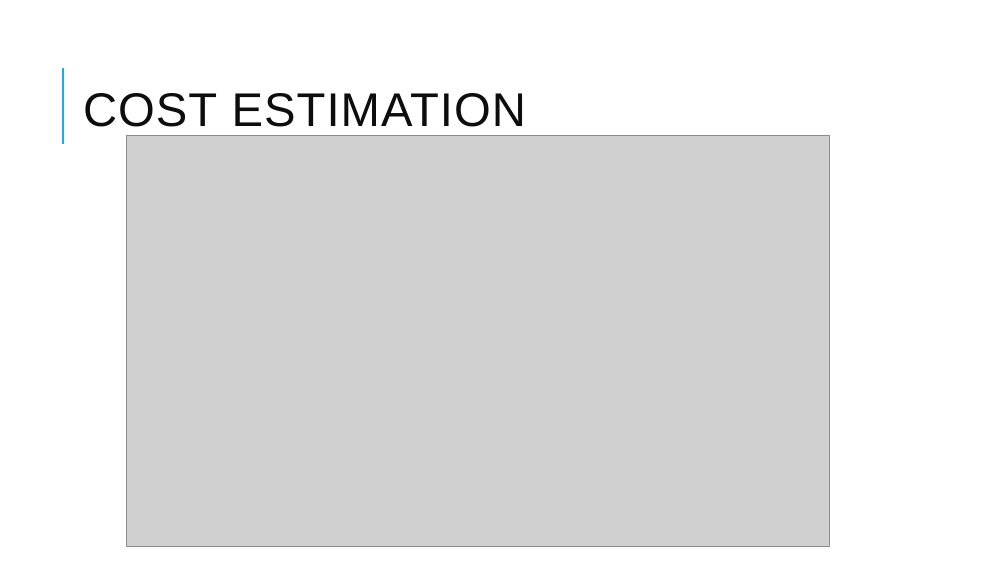
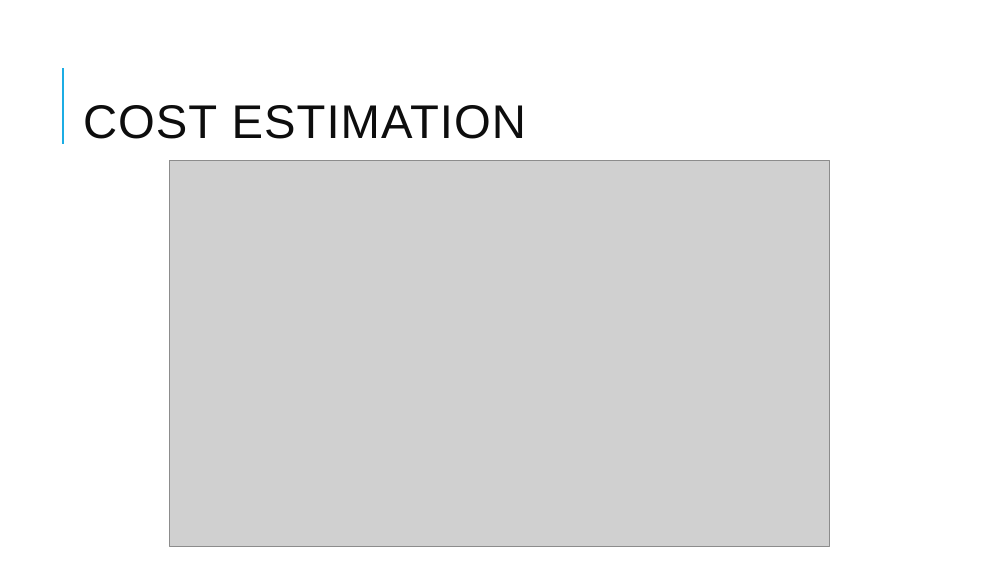
Before and after one commit to RaviTeja444/health-wellness, a slide deck: slide 12 of docs/presentation/Walk_Tracker.pptx. Drawn at 1008x567 pixels with LibreOffice and Linux fonts; fonts in the diff are those of the drawing; grey boxes stand for pictures. Boxes give left, top, right and bottom in pixels: in the first picture for what was removed or moved away, otherwise in the second. Text is boxed around its words. In the diff, an @@ line names an element or a change of style, - is before the commit and + after.

```diff
--- a/docs/presentation/Walk_Tracker.pptx
+++ b/docs/presentation/Walk_Tracker.pptx
@@ title "COST ESTIMATION": place and size @@
-title "COST ESTIMATION" at (83,93,526,127)
+title "COST ESTIMATION" at (83,105,526,139)
@@ picture: place and size @@
-picture at (127,135,830,547)
+picture at (169,160,830,547)
```
Also in this commit, not shown: 12 other slides changed, 1 slide added.
